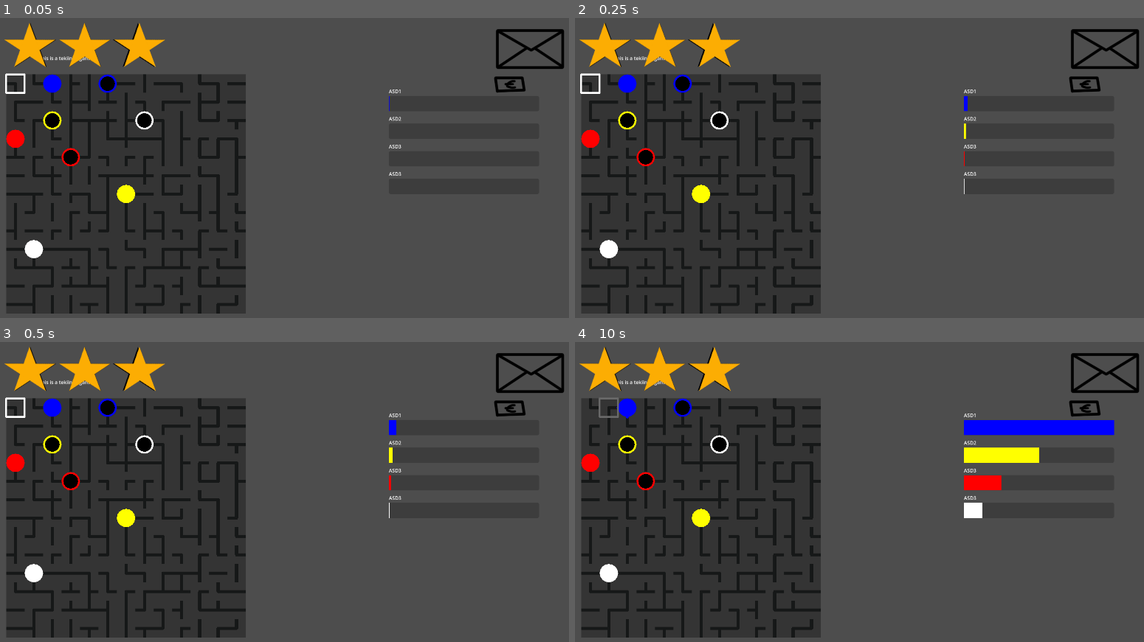
Above: before the commit, frames 1-4 (two rows, left to right).
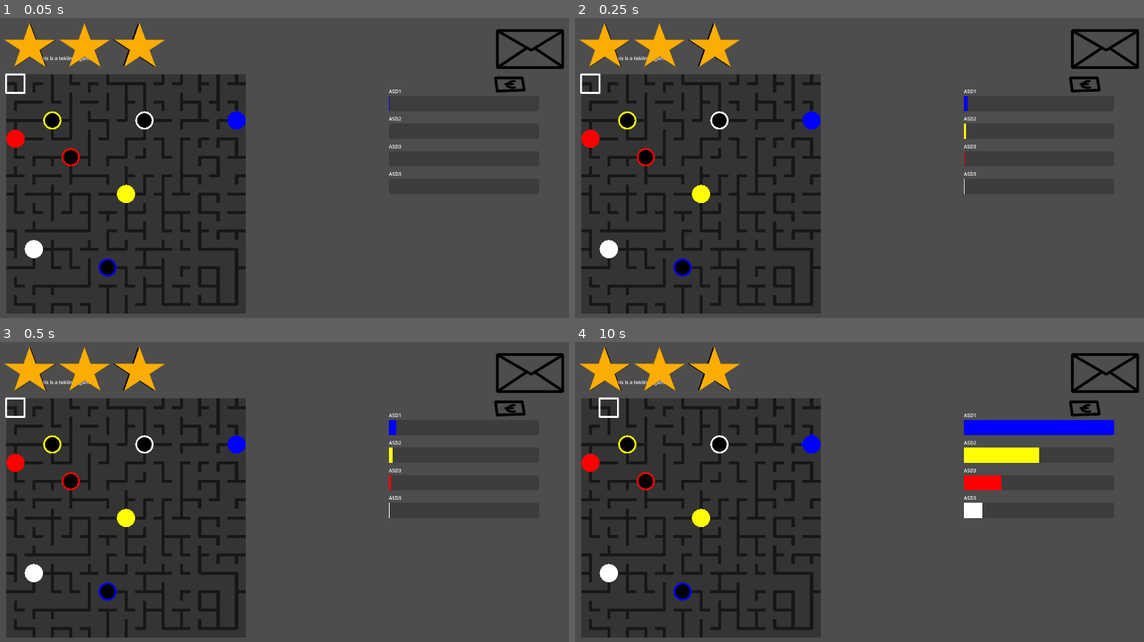
Above: after the commit, the same moments.

Repository: jiisloth/Vauhtispeli
Game: Godot game, scene res://scenes/main.tscn
The game is run twice, just before and just after one commit, with the same random seed, the same clock (stepped at 60 frames per second) and the same inputs.
Inputs:
- Up to frame 1 (0.05 s): no input
- Up to frame 2 (0.25 s): no input
- Up to frame 3 (0.5 s): no input
- Up to frame 4 (10 s): tap Enter (ui_accept) at 0.5, 0.77, 1.52, 2, 2.75, 3.02, 3.5, 3.77, 4.25, 4.52, 6.02, 6.77, 7.52, 9.02, 9.77 s; hold D (DPad_Right) 0.53-2.03 s; tap Right (Button_A) at 0.6, 5.1, 9.6 s; tap Down (Button_B) at 1.35, 5.85 s; hold A (DPad_Left) 2.03-2.78 s; tap Up (Button_X) at 2.1, 6.6 s; hold D (DPad_Right) 2.78-4.28 s; tap Left (Button_Y) at 2.85, 7.35 s; tap Q (Shoulder_L) at 3.6, 8.1 s; hold A (DPad_Left) 4.28-5.03 s; tap E (Shoulder_R) at 4.35, 8.85 s; hold D (DPad_Right) 5.03-5.78 s; hold A (DPad_Left) 5.78-7.28 s; hold D (DPad_Right) 7.28-9.53 s; hold A (DPad_Left) from 9.53 s (still down)

The runs differ from the first frame. In frame 1, 4.5% of the frame differs, in the area x 1-44%, y 18-99%; in frame 2, 4.5%; in frame 3, 4.5%; in frame 4, 4.6%.

Commit message:
fixed scoring

Diff:
--- a/scenes/GameWrapper.gd
+++ b/scenes/GameWrapper.gd
@@ -16,7 +16,7 @@
         current_game.queue_free()
         current_game = null
 
-    var current_game = load(Game.games[g]["scene"]).instantiate()
+    current_game = load(Game.games[g]["scene"]).instantiate()
     $GameScore.setup_game(Game.games[g])
     $IngameUI.setup_game(Game.games[g])
     add_child(current_game)
--- a/scenes/minigames/tekniikka.gd
+++ b/scenes/minigames/tekniikka.gd
@@ -135,6 +135,9 @@
         for id in blocks:
             astar.set_point_disabled(id, false)
         paths.append(path)
+        astar.set_point_disabled(start)
+        astar.set_point_disabled(stop)
+
         return true
     return false
 
@@ -158,6 +161,9 @@
                 pipes[coords].kill_out(i)
                 flows[outtype] -= 1
     if flows[outtype] == 0:
+        score -= 1
+        if score >= 0:
+            get_parent().set_score(score)
         print(str(outtype) + " stopped flowing")
 
 
--- a/scenes/ui/ingame_ui.gd
+++ b/scenes/ui/ingame_ui.gd
@@ -16,3 +16,4 @@
             star.modulate = gameinfo["color"]
         else:
             star.modulate = Color("#000000")
+        i += 1
